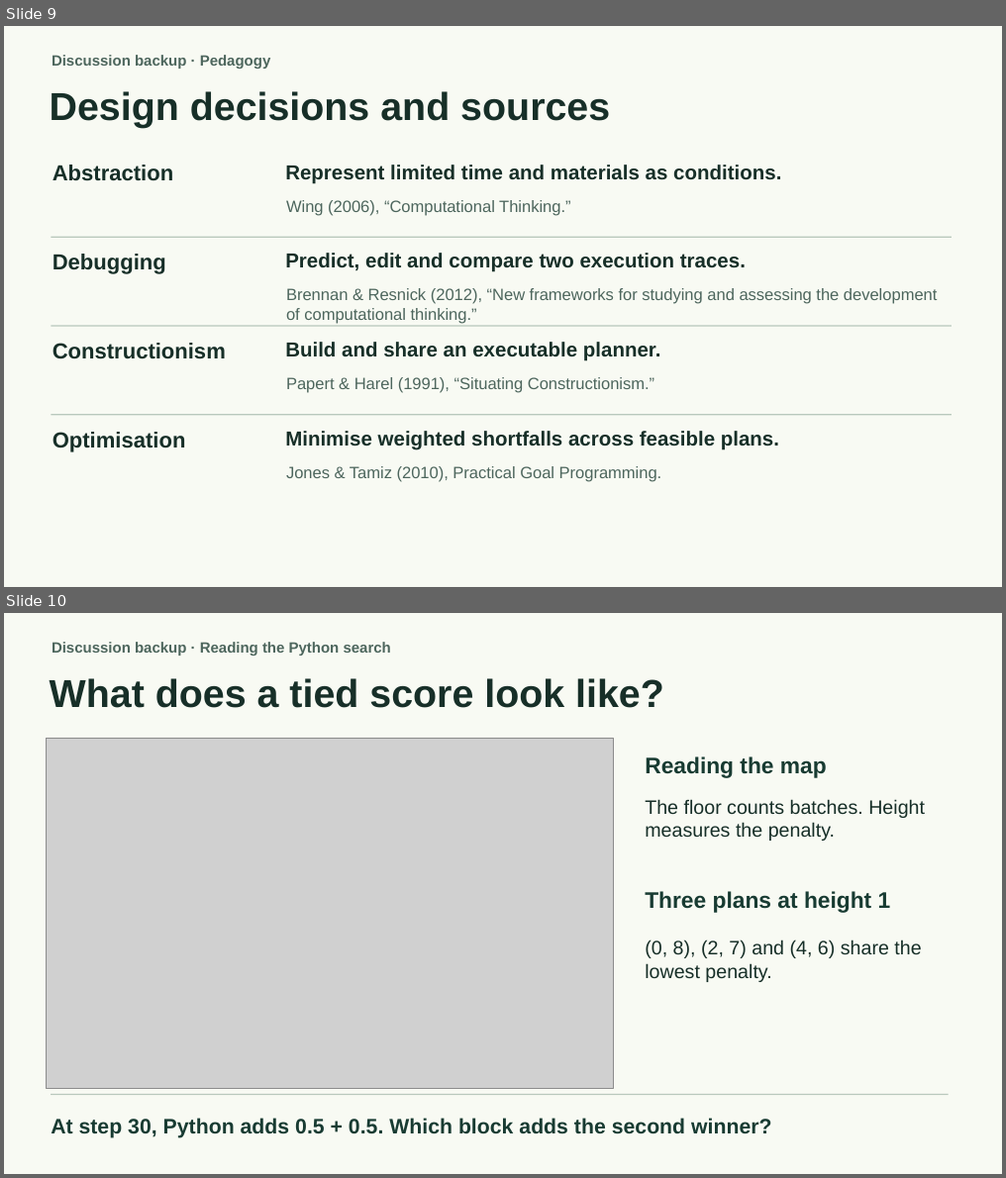
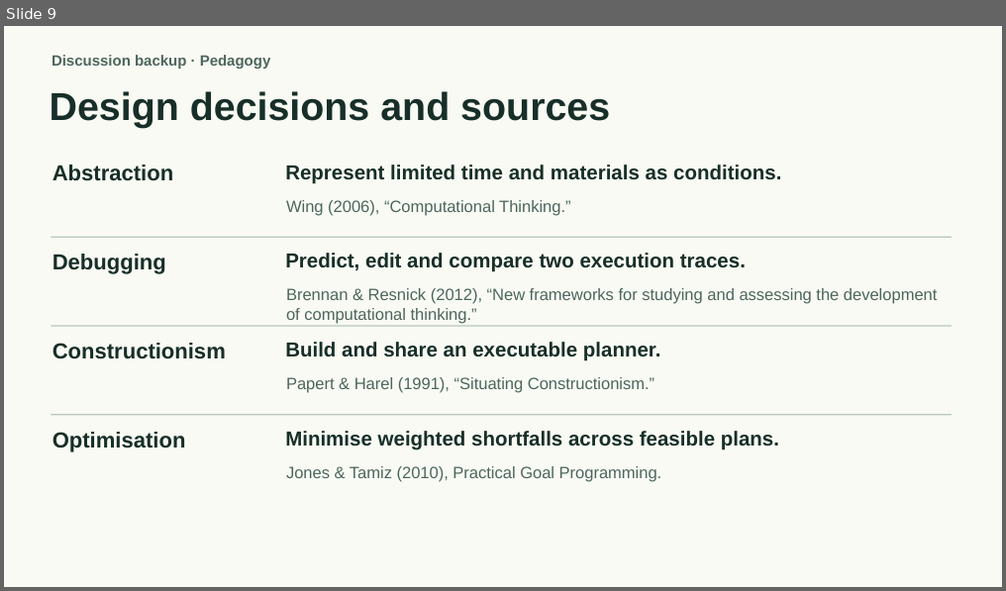
Before and after one commit to OpalliaHub/eco-quest-goal-programming, a slide deck: classroom/eco-quest-presentation.pptx. Shown one above the other, each under a label of ours: slides 9 and 10 before the commit, slide 9 after it. The pictures are 1006x1178 and 1006x591 pixels, drawn with LibreOffice and Linux fonts; fonts in the diff are those of the drawing; grey boxes stand for pictures. Boxes give left, top, right and bottom in pixels: in the first picture for what was removed or moved away, otherwise in the second. Text is boxed around its words. In the diff, an @@ line names an element or a change of style, - is before the commit and + after.

```diff
--- a/classroom/eco-quest-presentation.pptx
+++ b/classroom/eco-quest-presentation.pptx
@@ slide 10 removed at [4, 613, 1002, 1174], background #F8FAF3 @@
@@ text removed at [52, 642, 391, 656] @@
-Discussion backup · Reading the Python search
@@ text removed at [50, 678, 664, 708] @@
-What does a tied score look like?
@@ picture removed at [47, 738, 614, 1089] @@
@@ text removed at [645, 757, 827, 778] @@
-Reading the map
@@ text removed at [645, 799, 925, 841] @@
-The floor counts batches. Height measures the penalty.
@@ text removed at [645, 891, 891, 913] @@
-Three plans at height 1
@@ text removed at [645, 940, 921, 982] @@
-(0, 8), (2, 7) and (4, 6) share the lowest penalty.
@@ rectangle removed at [51, 1094, 948, 1096] @@
@@ text removed at [51, 1118, 772, 1139] @@
-At step 30, Python adds 0.5 + 0.5. Which block adds the second winner?
```
Also in this commit, not shown: 1 slide added, 16 other files.
